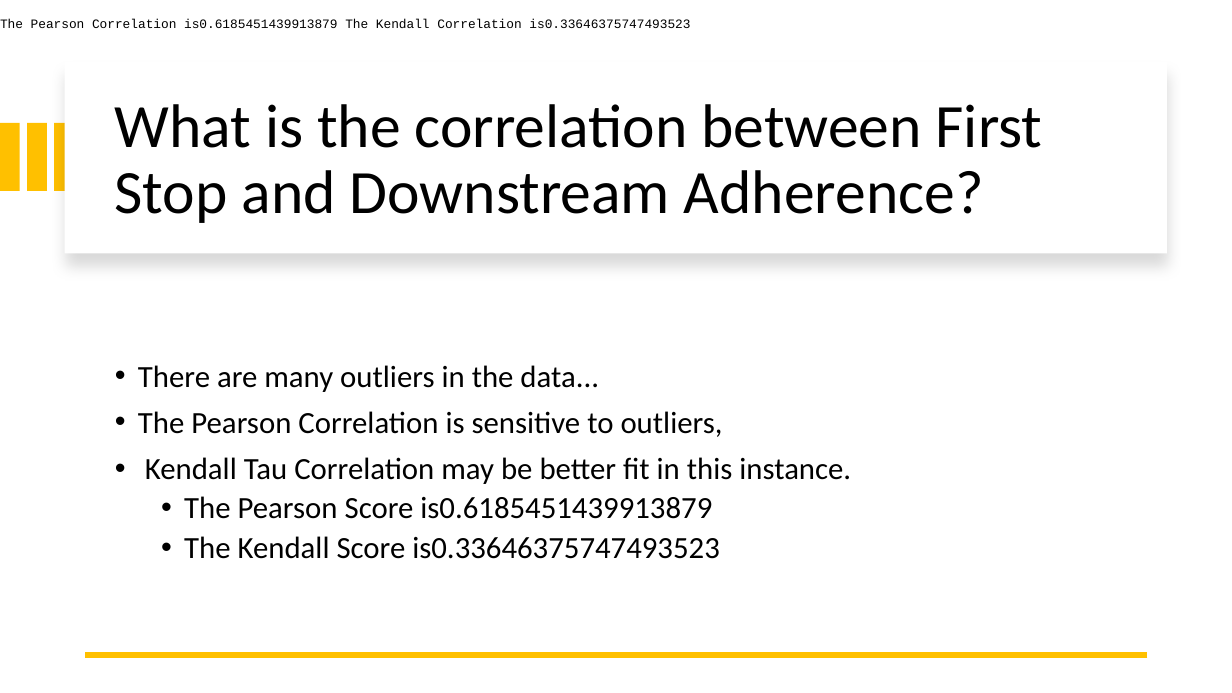
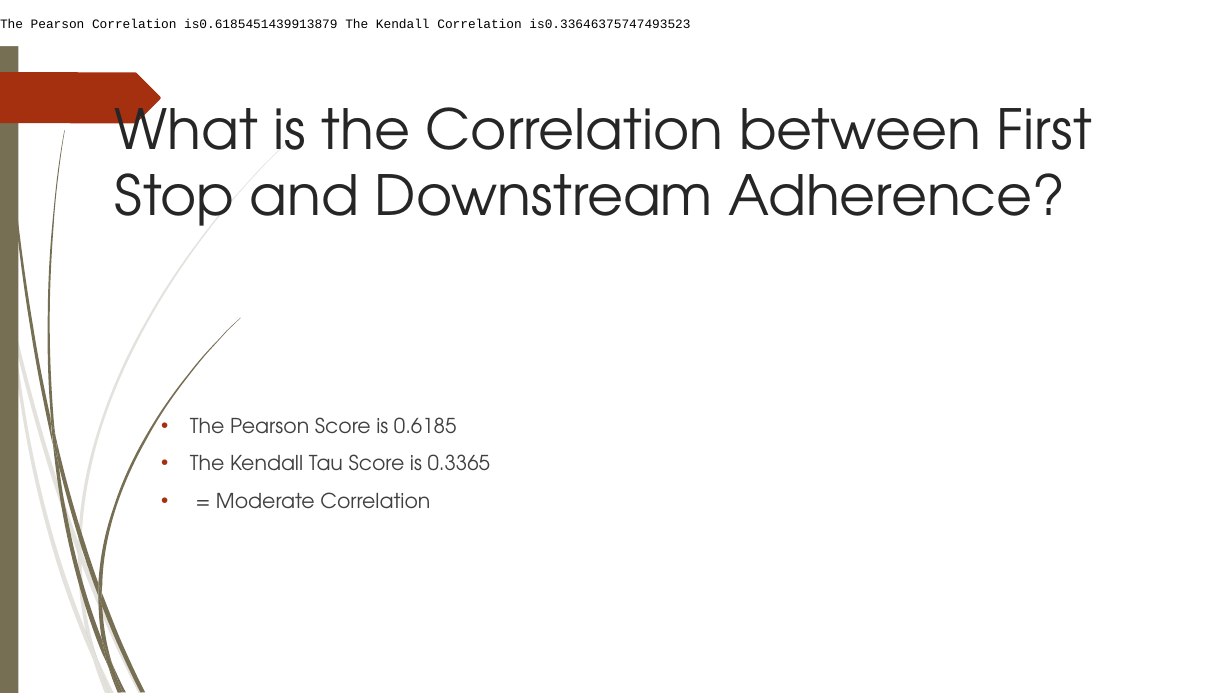
Before and after one commit to nss-data-science-cohort-7/wego-boooleans, a slide deck: slide 3 of Q1_wego.pptx. Drawn at 1232x693 pixels with LibreOffice and Linux fonts; fonts in the diff are those of the drawing. Boxes give left, top, right and bottom in pixels: in the first picture for what was removed or moved away, otherwise in the second. Text is boxed around its words. In the diff, an @@ line names an element or a change of style, - is before the commit and + after.

```diff
--- a/Q1_wego.pptx
+++ b/Q1_wego.pptx
@@ rectangle added at bbox=[0, 0, 18, 693], fill #766F54 @@
@@ freeform shape added at bbox=[0, 72, 161, 123], fill #A53010 @@
@@ rectangle removed at bbox=[65, 62, 1167, 253] @@
@@ title at bbox=[115, 91, 1093, 226]: text changed; size 48 to 43.2 pt; font Calibri to TeX Gyre Adventor; text colour #000000 to #262626 @@
-What is the correlation between First Stop and Downstream Adherence?
+What is the Correlation between First Stop and Downstream Adherence?
@@ rectangle removed at bbox=[0, 123, 19, 191] @@
@@ rectangle removed at bbox=[27, 123, 46, 191] @@
@@ rectangle removed at bbox=[55, 123, 74, 191] @@
@@ text at bbox=[190, 417, 490, 509]: text changed; size 24 to 16 pt; font Calibri to TeX Gyre Adventor; text colour #000000 to #404040 @@
-• There are many outliers in the data...
-• The Pearson Correlation is sensitive to outliers,
-• Kendall Tau Correlation may be better fit in this instance.
-  • The Pearson Score is0.6185451439913879
-  • The Kendall Score is0.33646375747493523
+  • The Pearson Score is 0.6185
+  • The Kendall Tau Score is 0.3365
+  • = Moderate Correlation
@@ line removed from (1148, 655) to (85, 655) @@
@@ group added at bbox=[0, 141, 288, 693]: 10 freeform shapes @@
@@ group added at bbox=[3, 0, 240, 693]: 12 freeform shapes @@
```
Also in this commit, not shown: 6 other slides changed, 1 slide added.
